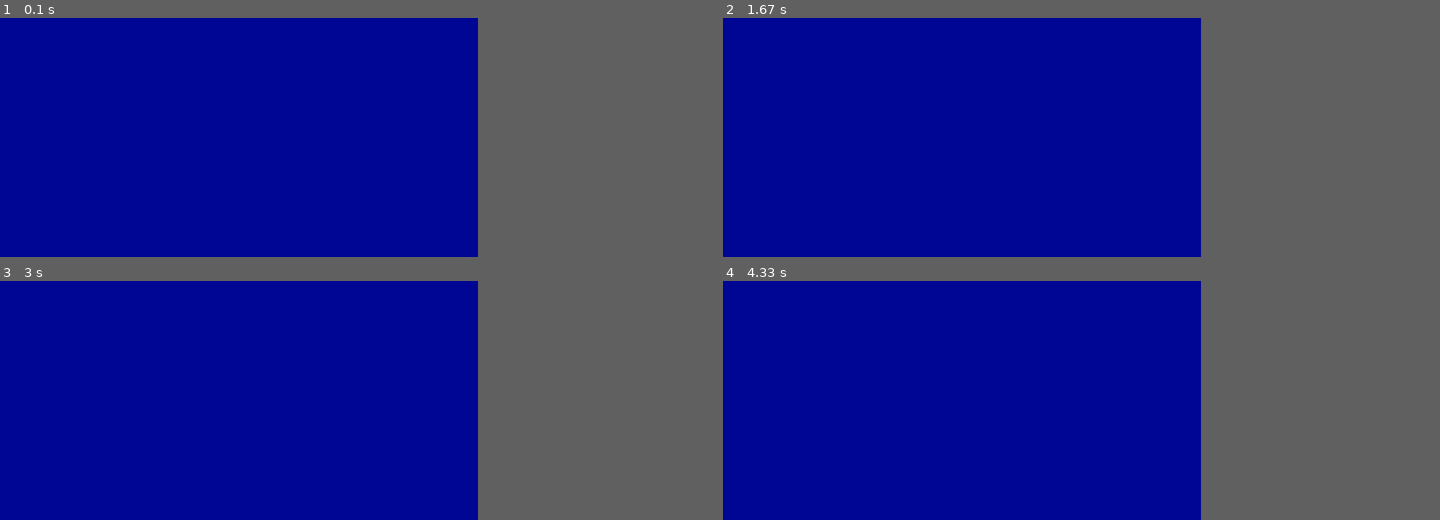
Above: before the commit, frames 1-4 (two rows, left to right).
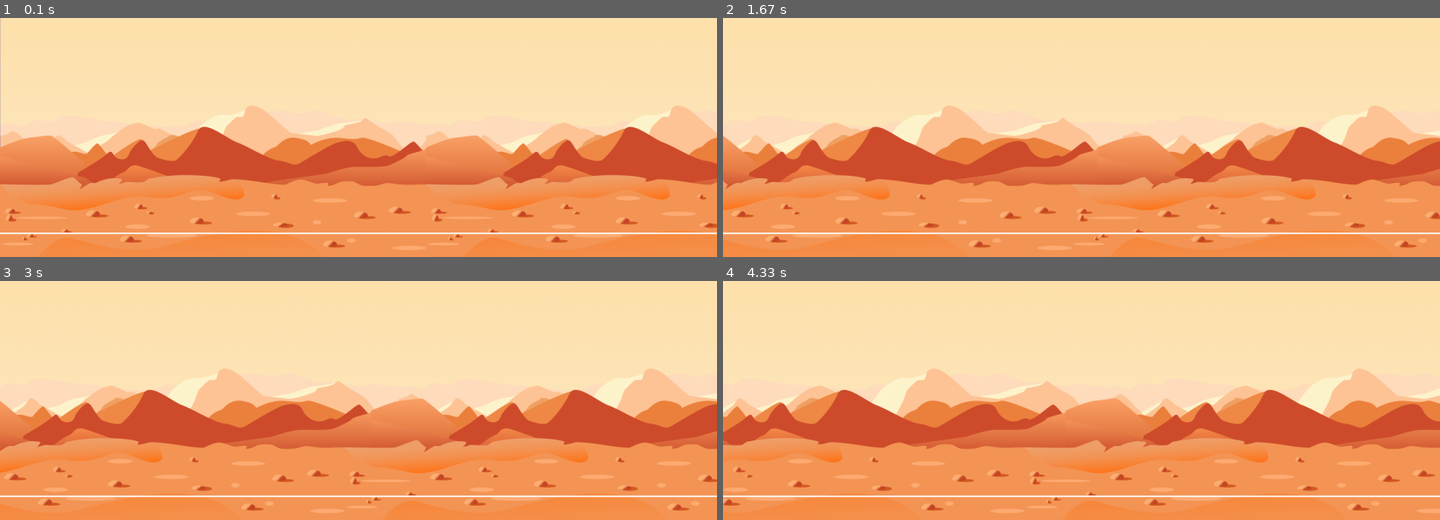
Above: after the commit, the same moments.

Repository: semboko/genevieve
Game: pygame game, started from vehicle.py
The game is run twice, just before and just after one commit, with the same random seed, the same clock (stepped at 60 frames per second) and the same inputs.
Inputs:
- Up to frame 1 (0.1 s): no input
- Up to frame 2 (1.67 s): hold D 0.33-0.8 s; hold D 0.83-1.3 s; hold A from 1.33 s (still down)
- Up to frame 3 (3 s): release A at 1.87 s; hold A 1.9-2.3 s; hold D 2.33-2.97 s
- Up to frame 4 (4.33 s): hold A 3-3.47 s; hold D 3.5-3.97 s; hold D from 4 s (still down)
In our replay, the window is 600x300 before the commit and 900x300 after it. These sizes can differ from the game's own. Grey fills any space a smaller window leaves; there, only what the larger window draws over its background counts as a difference.

The runs differ from the first frame. In frame 1, 89% of the frame differs, in the area x 0-100%, y 0-100%; in frame 2, 89%; in frame 3, 89%; in frame 4, 89%.

Commit message:
Added background

Diff:
--- a/vehicle.py
+++ b/vehicle.py
@@ -1,7 +1,39 @@
 import pygame
 from pygame.surface import Surface
-from game import AbsctractScene, Game
-from pymunk import Space
+from game import AbsctractScene, Game, convert
+from pymunk import Space, Body, Segment
+from math import ceil
+from typing import Sequence
+
+
+class Background:
+    def __init__(self) -> None:
+        self.images = [
+            pygame.image.load("./assets/bg-0.png"),
+            pygame.image.load("./assets/bg-1.png"),
+            pygame.image.load("./assets/bg-2.png"),
+        ]
+        self.scroll_x = 0
+
+    def step(self, d: int) -> None:
+        self.scroll_x -= d
+        # if self.scroll_x > self.images[0].get_width():
+        #     self.scroll_x = 0
+        # if self.scroll_x < 0:
+        #     self.scroll_x = self.images[0].get_width()
+
+    def render(self, display: Surface):
+        display_width = display.get_width()
+        image_width = self.images[0].get_width()
+
+        number_of_images = ceil(display_width/image_width) + 5
+
+        # for image in self.images:
+        for image_idx in range(len(self.images)):
+            image = self.images[image_idx]
+            for i in range(number_of_images):
+                x_shift = (self.scroll_x * (image_idx + 1) * 0.3) % image.get_width()
+                display.blit(image, ((i * image_width * 0.99 - x_shift), 0))
 
 
 class Car:
@@ -10,26 +42,47 @@
 
 
 class Terrain:
+    def __init__(self, width: int, y: int, space: Space) -> None:
+        self.body = Body(body_type=Body.STATIC)
+        self.body.position = width/2, y
+        self.shape = Segment(self.body, (-width/2, 0), (width/2, 0), 1)
+        self.shape.density = 1
+        space.add(self.body, self.shape)
+
     def render(self, display: Surface):
-        pass
+        h = display.get_height()
+        a = convert(self.body.local_to_world(self.shape.a), h)
+        b = convert(self.body.local_to_world(self.shape.b), h)
+        pygame.draw.line(display, (255, 255, 255), a, b, 3)
 
 
 class VehicleScene(AbsctractScene):
     def __init__(self) -> None:
         self.space = Space()
         self.car = Car()
-        self.terrain = Terrain()
+        self.terrain = Terrain(1500, 50, self.space)
+        self.bg = Background()
+
+    def handle_pressed_keys(self, pressed: Sequence[bool]):
+        if pressed[pygame.K_a]:
+            self.bg.step(5)
+        if pressed[pygame.K_d]:
+            self.bg.step(-5)
 
     def update(self) -> None:
         self.space.step(1/60)
 
+        pk = pygame.key.get_pressed()
+        self.handle_pressed_keys(pk)
+
     def render(self, display: Surface) -> None:
+        self.bg.render(display)
+        self.terrain.render(display)
         self.car.render(display)
-        self.terrain.render(display)
 
 
 game = Game(
-    window_size=(1000, 500),
+    window_size=(1500, 500),
     background_color=(0, 8, 150),
     fps=60,
 )
